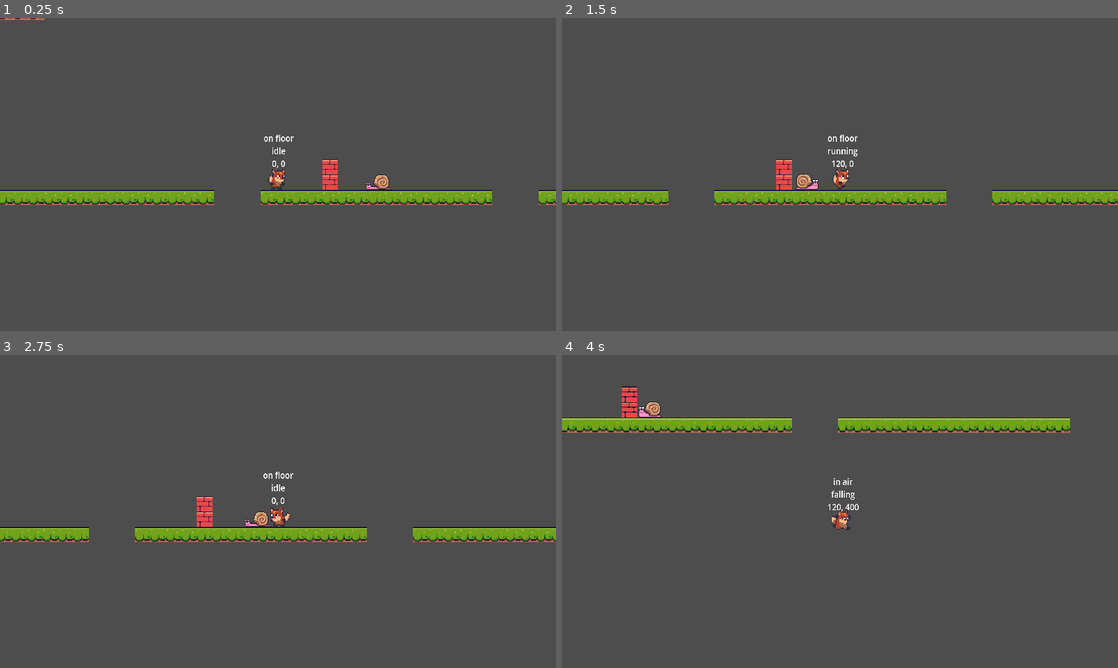
Above: before the commit, frames 1-4 (two rows, left to right).
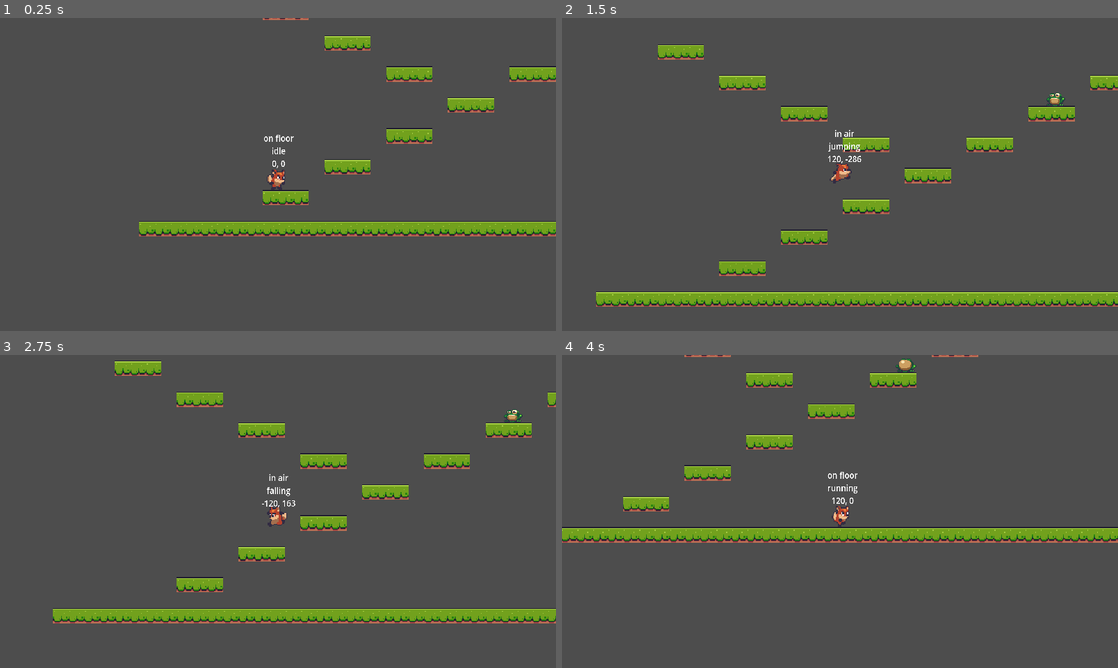
Above: after the commit, the same moments.

Repository: fj0lverkr/FoxAntics
Game: Godot game, scene res://scenes/level_base/level_base.tscn
Same seed, same stepped clock (60 frames per second), same inputs: the game is played once before the commit and once after it. The project has no main scene, so this scene is started directly.
Inputs:
- Up to frame 1 (0.25 s): no input
- Up to frame 2 (1.5 s): hold D (right) from 0.53 s (still down); tap W (up) at 0.6, 0.77, 1.07, 1.35 s
- Up to frame 3 (2.75 s): tap W (up) at 1.52, 1.82, 2.1 s; release D (right) at 2.03 s; hold A (left) from 2.03 s (still down)
- Up to frame 4 (4 s): release A (left) at 2.78 s; hold D (right) from 2.78 s (still down); tap W (up) at 2.85, 3.02, 3.32, 3.6, 3.77 s

The runs differ from the first frame. In frame 1, 10% of the frame differs, in the area x 0-100%, y 0-70%; in frame 2, 14%, in the area x 0-100%, y 8-93%; in frame 3, 13%; in frame 4, 13%.

Commit message:
Frog enemy movement

Diff:
--- a/scenes/base_enemy/base_enemy.gd
+++ b/scenes/base_enemy/base_enemy.gd
@@ -18,7 +18,6 @@
 func _ready() -> void:
 	if not get_tree().get_nodes_in_group(GameManager.GROUP_PLAYER).is_empty():
 		_player_ref = get_tree().get_nodes_in_group(GameManager.GROUP_PLAYER).front()
-
 
 func _physics_process(_delta: float) -> void:
 	_check_off_screen()
--- /dev/null
+++ b/scenes/frog/frog.gd
@@ -0,0 +1,58 @@
+extends Enemy
+
+@onready var animated_sprite: AnimatedSprite2D = $"AnimatedSprite2D"
+@onready var jump_timer: Timer = $"JumpTimer"
+
+const JUMP_VELOCITY: Vector2 = Vector2(100, -150)
+const JUMP_WAIT_RANGE: Vector2 = Vector2(2.5, 5.0)
+
+var _jump: bool = false
+var _seen_player: bool = false
+
+func _ready() -> void:
+	super._ready()
+	_start_timer()
+
+func _physics_process(delta: float) -> void:
+	super._physics_process(delta)
+	if not is_on_floor():
+		velocity.y += gravity * delta
+	else:
+		velocity.x = 0
+		animated_sprite.play("idle")
+
+	_apply_jump()
+	move_and_slide()
+	_flip()
+
+func _start_timer() -> void:
+	jump_timer.wait_time = randf_range(JUMP_WAIT_RANGE.x, JUMP_WAIT_RANGE.y)
+	jump_timer.start()
+
+func _apply_jump() -> void:
+	if not is_on_floor() or not _seen_player or not _jump:
+		return
+
+	velocity = JUMP_VELOCITY
+	velocity.x *= -1 if facing == FACING.LEFT else 1
+	_jump = false
+	animated_sprite.play("jump")
+	_start_timer()
+
+
+func _flip() -> void:
+	if _player_ref.global_position.x > global_position.x:
+		animated_sprite.flip_h = true
+		facing = FACING.RIGHT
+	else:
+		animated_sprite.flip_h = false
+		facing = FACING.LEFT
+
+func _on_jump_timer_timeout() -> void:
+	_jump = true
+
+func _on_screen_entered() -> void:
+	_seen_player = true
+
+func _on_screen_exited() -> void:
+	_seen_player = false
--- /dev/null
+++ b/scenes/frog/frog.tscn
@@ -0,0 +1,87 @@
+[gd_scene load_steps=13 format=3 uid="uid://b5rlgv8ak6amb"]
+
+[ext_resource type="PackedScene" uid="uid://daos372jp6yl5" path="res://scenes/base_enemy/base_enemy.tscn" id="1_qqgkf"]
+[ext_resource type="Script" path="res://scenes/frog/frog.gd" id="2_ciw0g"]
+[ext_resource type="Texture2D" uid="uid://b7g36bo8wd6ao" path="res://assets/enemies/frog/frog_sheet.png" id="2_vv6xt"]
+
+[sub_resource type="AtlasTexture" id="AtlasTexture_oo4x6"]
+atlas = ExtResource("2_vv6xt")
+region = Rect2(0, 0, 35, 32)
+
+[sub_resource type="AtlasTexture" id="AtlasTexture_ukyya"]
+atlas = ExtResource("2_vv6xt")
+region = Rect2(35, 0, 35, 32)
+
+[sub_resource type="AtlasTexture" id="AtlasTexture_drdm1"]
+atlas = ExtResource("2_vv6xt")
+region = Rect2(70, 0, 35, 32)
+
+[sub_resource type="AtlasTexture" id="AtlasTexture_uwgbl"]
+atlas = ExtResource("2_vv6xt")
+region = Rect2(105, 0, 35, 32)
+
+[sub_resource type="AtlasTexture" id="AtlasTexture_j0a7w"]
+atlas = ExtResource("2_vv6xt")
+region = Rect2(140, 0, 35, 32)
+
+[sub_resource type="AtlasTexture" id="AtlasTexture_mas0h"]
+atlas = ExtResource("2_vv6xt")
+region = Rect2(175, 0, 35, 32)
+
+[sub_resource type="AtlasTexture" id="AtlasTexture_johch"]
+atlas = ExtResource("2_vv6xt")
+region = Rect2(210, 0, 35, 32)
+
+[sub_resource type="SpriteFrames" id="SpriteFrames_gs57n"]
+animations = [{
+"frames": [{
+"duration": 1.0,
+"texture": SubResource("AtlasTexture_oo4x6")
+}, {
+"duration": 1.0,
+"texture": SubResource("AtlasTexture_ukyya")
+}, {
+"duration": 1.0,
+"texture": SubResource("AtlasTexture_drdm1")
+}, {
+"duration": 1.0,
+"texture": SubResource("AtlasTexture_uwgbl")
+}, {
+"duration": 3.0,
+"texture": SubResource("AtlasTexture_j0a7w")
+}],
+"loop": true,
+"name": &"idle",
+"speed": 4.0
+}, {
+"frames": [{
+"duration": 1.0,
+"texture": SubResource("AtlasTexture_mas0h")
+}, {
+"duration": 1.0,
+"texture": SubResource("AtlasTexture_johch")
+}],
+"loop": false,
+"name": &"jump",
+"speed": 2.0
+}]
+
+[sub_resource type="RectangleShape2D" id="RectangleShape2D_lew1y"]
+size = Vector2(19, 13)
+
+[node name="Frog" instance=ExtResource("1_qqgkf")]
+script = ExtResource("2_ciw0g")
+
+[node name="AnimatedSprite2D" parent="." index="1"]
+scale = Vector2(0.75, 0.75)
+sprite_frames = SubResource("SpriteFrames_gs57n")
+animation = &"idle"
+autoplay = "idle"
+
+[node name="CollisionShape2D" type="CollisionShape2D" parent="." index="2"]
+position = Vector2(-0.5, 1.5)
+shape = SubResource("RectangleShape2D_lew1y")
+
+[node name="JumpTimer" type="Timer" parent="." index="3"]
+
+[connection signal="timeout" from="JumpTimer" to="." method="_on_jump_timer_timeout"]
--- a/scenes/level_base/level_base.tscn
+++ b/scenes/level_base/level_base.tscn
@@ -1,10 +1,11 @@
-[gd_scene load_steps=6 format=3 uid="uid://drtg2uh7n8ekw"]
+[gd_scene load_steps=7 format=3 uid="uid://drtg2uh7n8ekw"]
 
 [ext_resource type="Script" path="res://scenes/level_base/level_base.gd" id="1_ayshk"]
 [ext_resource type="TileSet" uid="uid://dphscjskhiwjc" path="res://scenes/level_base/atlas_terrain.tres" id="1_do10c"]
 [ext_resource type="PackedScene" uid="uid://8bmjf3irw4eo" path="res://scenes/player_camera/player_cam.tscn" id="2_my282"]
 [ext_resource type="PackedScene" uid="uid://bks6djiqfqgtd" path="res://scenes/player/player.tscn" id="3_3pop5"]
 [ext_resource type="PackedScene" uid="uid://bkj7o6rq6p5ft" path="res://scenes/snail/snail.tscn" id="5_01qs4"]
+[ext_resource type="PackedScene" uid="uid://b5rlgv8ak6amb" path="res://scenes/frog/frog.tscn" id="6_4e33t"]
 
 [node name="LevelBase" type="Node2D"]
 script = ExtResource("1_ayshk")
@@ -20,7 +21,10 @@
 zoom = Vector2(2, 2)
 
 [node name="Player" parent="." instance=ExtResource("3_3pop5")]
-position = Vector2(695, -46)
+position = Vector2(101, -68)
 
 [node name="Snail" parent="." instance=ExtResource("5_01qs4")]
 position = Vector2(799, -51)
+
+[node name="Frog" parent="." instance=ExtResource("6_4e33t")]
+position = Vector2(434, -221)
